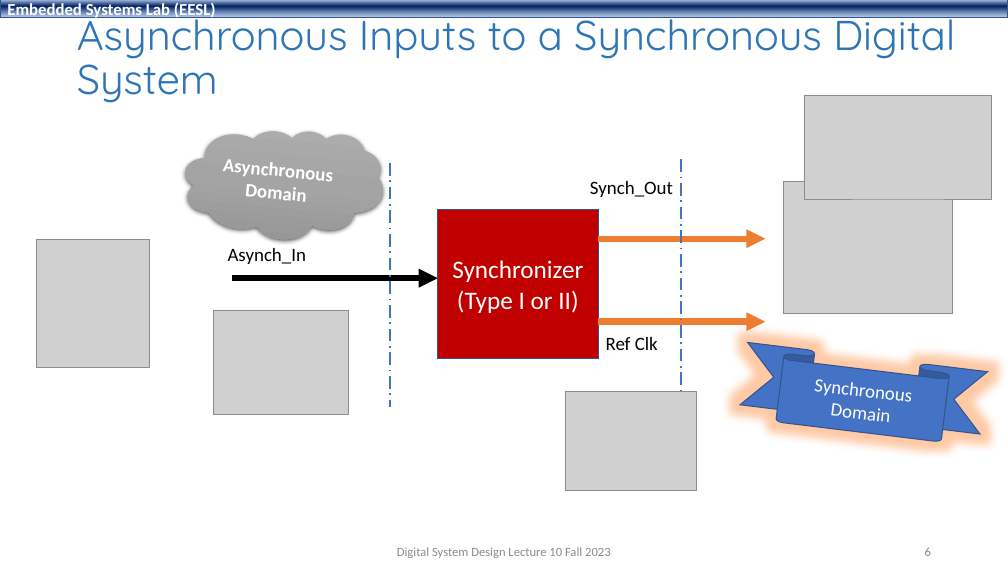
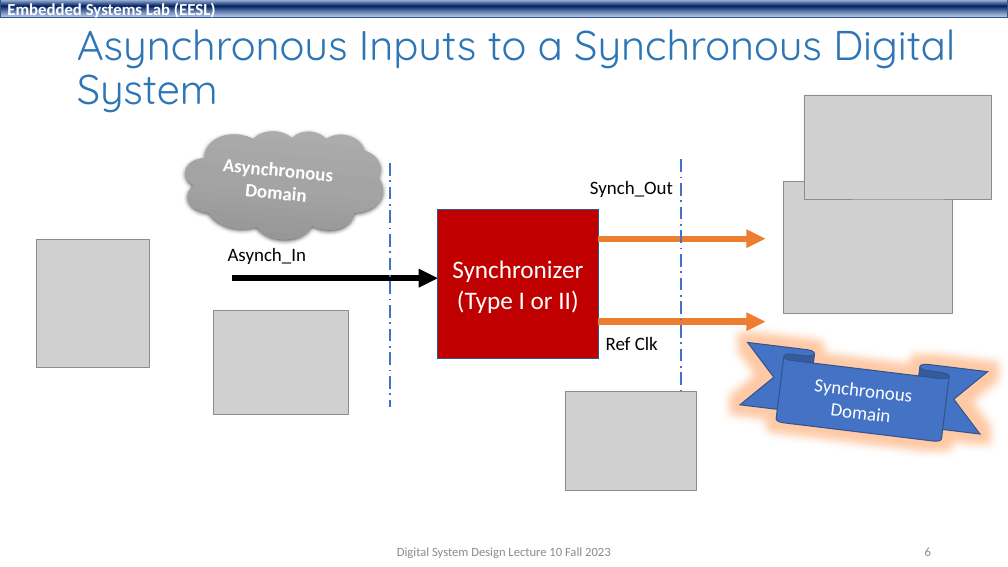
Before and after one commit to shahidmasud/shahidmasud.github.io, a slide deck: slide 6 of DSD_Lec10_Fall2023.ppsx. Drawn at 1008x567 pixels with LibreOffice and Linux fonts; fonts in the diff are those of the drawing; grey boxes stand for pictures; background and template pictures are left out. Boxes give left, top, right and bottom in pixels: in the first picture for what was removed or moved away, otherwise in the second. Text is boxed around its words. In the diff, an @@ line names an element or a change of style, - is before the commit and + after.

```diff
--- a/DSD_Lec10_Fall2023.ppsx
+++ b/DSD_Lec10_Fall2023.ppsx
@@ title "Asynchronous Inputs to a Synchronous ...": place and size @@
-title "Asynchronous Inputs to a Synchronous ..." at (77,7,955,103)
+title "Asynchronous Inputs to a Synchronous ..." at (77,17,955,113)
```
Also in this commit, not shown: 16 other slides changed, 1 other file.
